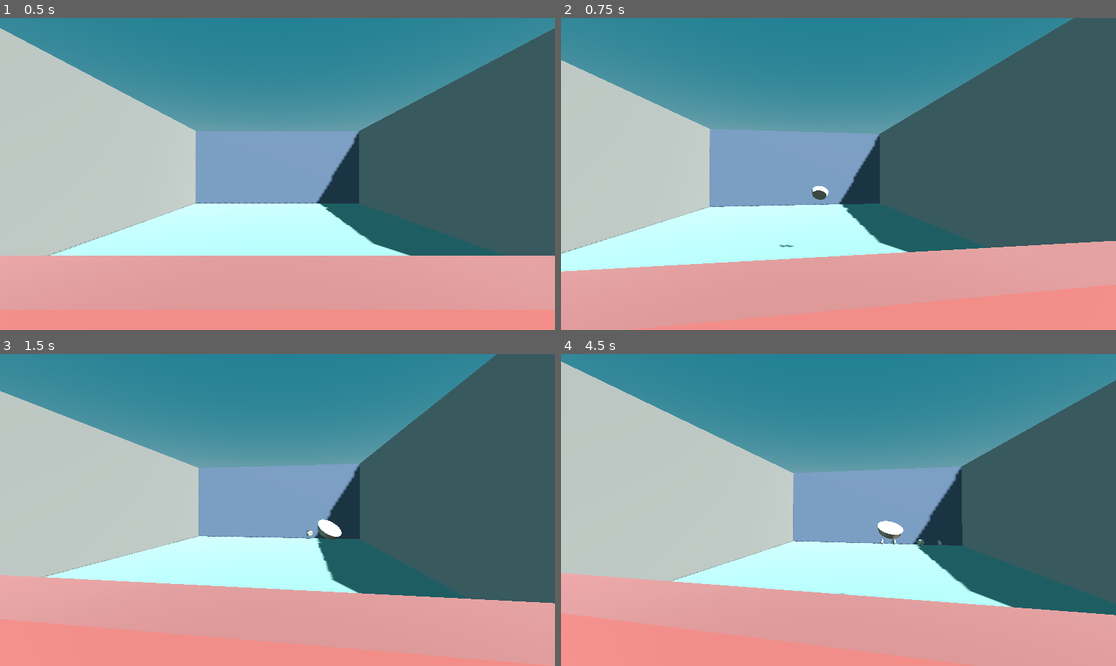
Above: before the commit, frames 1-4 (two rows, left to right).
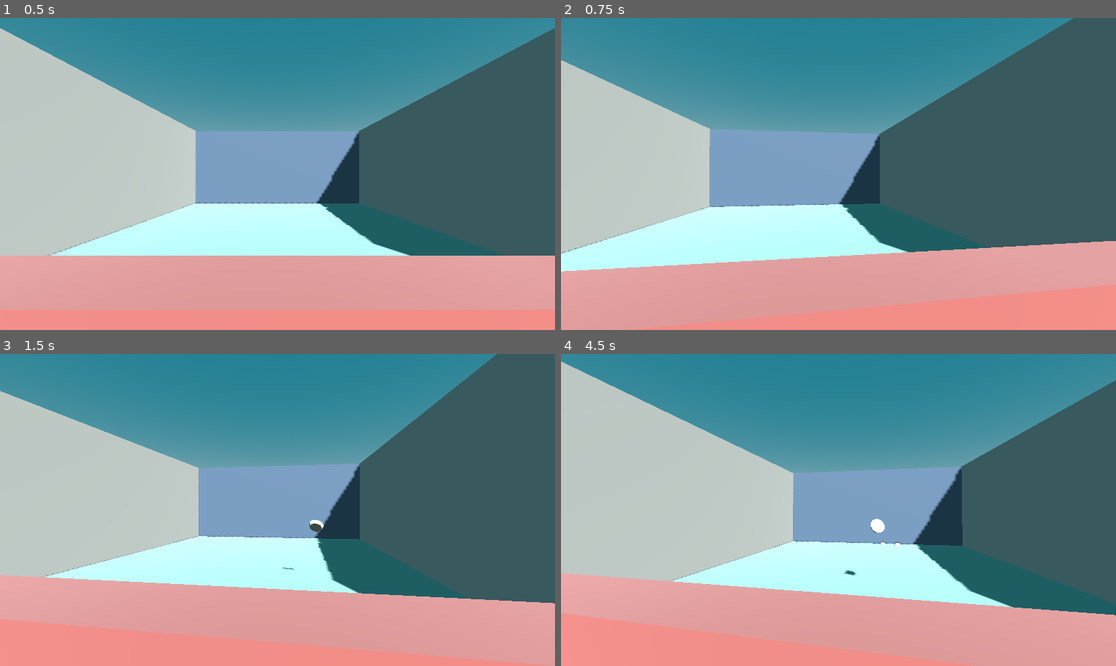
Above: after the commit, the same moments.

Repository: ADB4/CF37
Game: Godot game, scene res://scenes/main.tscn
Same seed, same stepped clock (60 frames per second), same inputs: the game is played once before the commit and once after it.
Inputs (mouse positions are in pixels of both pictures, inside the frame that each line leads up to):
- Up to frame 1 (0.5 s): no input
- Up to frame 2 (0.75 s): tap Enter at 0.5 s; move the mouse to (866, 174) at 0.52 s; press the mouse at (866, 174) at 0.53 s; hold D (move_right) from 0.53 s (still down)
- Up to frame 3 (1.5 s): move the mouse to (249, 510) at 1.27 s; release D (move_right) at 1.28 s; release the mouse at (249, 510) at 1.28 s; hold Left (move_left) from 1.28 s (still down); click (249, 510) at 1.35 s
- Up to frame 4 (4.5 s): move the mouse to (849, 503) at 2.02 s; release Left (move_left) at 2.03 s; press the mouse at (849, 503) at 2.03 s; hold D (move_right) 2.03-3.53 s; move the mouse to (832, 516) at 2.77 s; release the mouse at (832, 516) at 2.78 s; click (832, 516) at 2.85 s; move the mouse to (877, 513) at 3.52 s; press the mouse at (877, 513) at 3.53 s; hold Left (move_left) from 3.53 s (still down); move the mouse to (794, 506) at 4.27 s; release the mouse at (794, 506) at 4.28 s; click (794, 506) at 4.35 s

Frame 1 is identical in both runs. In frame 2, 0.1% of the frame differs, in the area x 39-49%, y 53-74%; in frame 3, 0.3%; in frame 4, 0.3%, in the area x 50-69%, y 52-78%.

Commit message:
debugging mouse escape

Diff:
--- a/scripts/main.gd
+++ b/scripts/main.gd
@@ -1,4 +1,28 @@
 extends Node3D
+
+@onready var _player: PlayerController = $PlayerController
+
+func _ready() -> void:
+	_player.charge_started.connect(_on_charge_started)
+	_player.charge_updated.connect(_on_charge_updated)
+	_player.charge_released.connect(_on_charge_released)
+	_player.pie_thrown.connect(_on_pie_thrown)
+
+func _on_charge_started() -> void:
+	print(">>> charge_started")
+
+func _on_charge_updated(ratio: float) -> void:
+	if absf(ratio - roundf(ratio * 4.0) / 4.0) < 0.02:
+		print("   charge_updated: %.0f%%" % (ratio * 100.0))
+
+func _on_charge_updated_raw(_ratio: float) -> void:
+	pass
+
+func _on_charge_released() -> void:
+	print("<<< charge_released")
+
+func _on_pie_thrown(pie: PieProjectile) -> void:
+	print("=== pie_thrown (speed %.1f)" % pie.linear_velocity.length())
 
 func _process(_delta: float) -> void:
 	var axis := Input.get_axis("move_left", "move_right")
--- a/scripts/player_controller.gd
+++ b/scripts/player_controller.gd
@@ -1,12 +1,16 @@
 class_name PlayerController
 extends Node3D
+
+signal charge_started
+signal charge_updated(ratio: float)
+signal charge_released
+signal pie_thrown(pie: PieProjectile)
 
 var active := true:
 	set(value):
 		active = value
-		if not value:
-			# future: cancel in-flight charge
-			pass
+		if not value and _charging:
+			_cancel_charge()
 
 @export_group("Look")
 @export var mouse_sensitivity := 0.0022
@@ -21,10 +25,17 @@
 @export var min_x := -3.2
 @export var max_x := 3.2
 
-@export_group("Throw (temp)")
+@export_group("Throw")
 @export var pie_scene: PackedScene
 @export var projectile_parent: Node3D
-@export var test_throw_speed := 18.0
+@export var min_throw_speed := 8.0
+@export var max_throw_speed := 22.0
+@export var full_charge_time := 0.6
+@export var throw_cooldown := 0.25
+
+var _charging := false
+var _charge_time := 0.0
+var _cooldown_remaining := 0.0
 
 @onready var _camera: Camera3D = $Camera3D
 @onready var _spawn_point: Marker3D = $Camera3D/SpawnPoint
@@ -36,6 +47,7 @@
 	if not active:
 		return
 	_handle_movement(delta)
+	_handle_throw(delta)
 
 func _handle_movement(delta: float) -> void:
 	var axis := Input.get_axis("move_left", "move_right")
@@ -56,13 +68,62 @@
 		rotation.y = _yaw
 		_camera.rotation.x = _pitch
 
-	if active and event.is_action_pressed("throw") and Input.mouse_mode == Input.MOUSE_MODE_CAPTURED:
-		_test_throw()
+	if event is InputEventMouseButton and event.pressed and Input.mouse_mode != Input.MOUSE_MODE_CAPTURED:
+		Input.mouse_mode = Input.MOUSE_MODE_CAPTURED
+		get_viewport().set_input_as_handled()
+		return
 
-func _test_throw() -> void:
+	if not active:
+		return
+
+	if event.is_action_pressed("throw") and Input.mouse_mode == Input.MOUSE_MODE_CAPTURED:
+		if _cooldown_remaining <= 0.0 and not _charging:
+			_charging = true
+			_charge_time = 0.0
+			charge_started.emit()
+			charge_updated.emit(0.0)
+
+	if event.is_action_released("throw") and _charging:
+		_throw()
+
+# throwing logic
+func _handle_throw(delta: float) -> void:
+	if _cooldown_remaining > 0.0:
+		_cooldown_remaining -= delta
+
+	if _charging:
+		_charge_time = minf(_charge_time + delta, full_charge_time)
+		var ratio := _charge_time / full_charge_time
+		charge_updated.emit(ratio)
+
+		if Input.mouse_mode != Input.MOUSE_MODE_CAPTURED:
+			_cancel_charge()
+
+func _throw() -> void:
+	_charging = false
+	var ratio := _charge_time / full_charge_time
+	charge_released.emit()
+
 	if pie_scene == null or projectile_parent == null:
 		return
+
 	var pie: PieProjectile = pie_scene.instantiate()
 	projectile_parent.add_child(pie)
 	pie.global_transform = _spawn_point.global_transform
-	pie.launch(-_camera.global_transform.basis.z, test_throw_speed)
+
+	var speed := lerpf(min_throw_speed, max_throw_speed, ratio)
+	pie.launch(-_camera.global_transform.basis.z, speed)
+
+	pie_thrown.emit(pie)
+	_cooldown_remaining = throw_cooldown
+
+
+func _cancel_charge() -> void:
+	_charging = false
+	_charge_time = 0.0
+	charge_released.emit()
+
+func reset_for_round() -> void:
+	if _charging:
+		_cancel_charge()
+	_cooldown_remaining = 0.3
